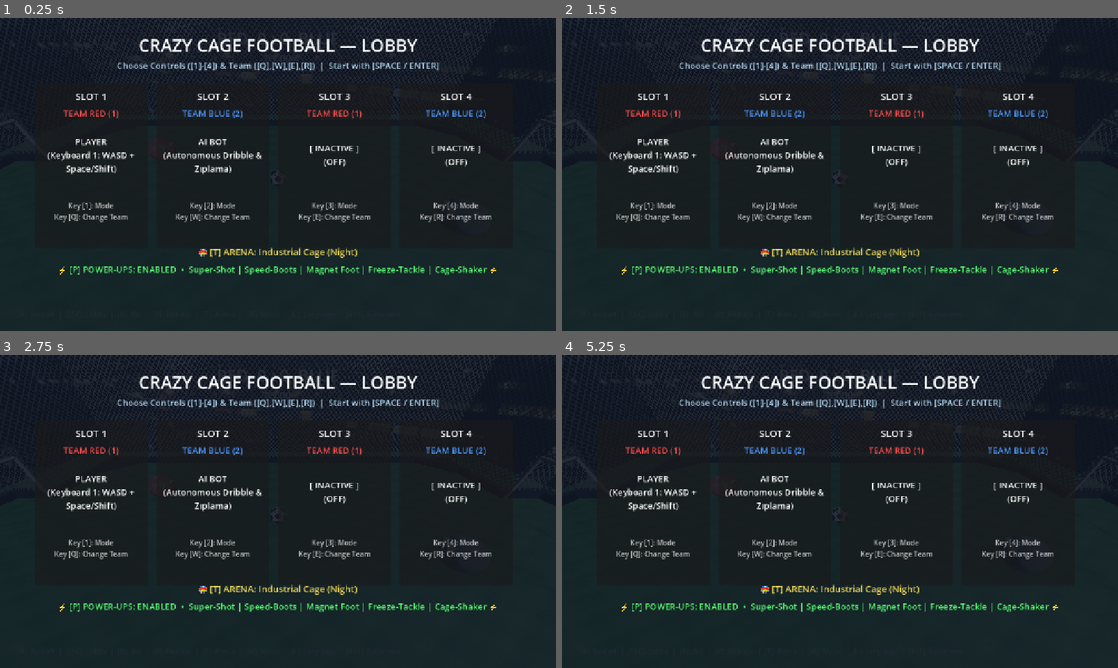
Above: before the commit, frames 1-4 (two rows, left to right).
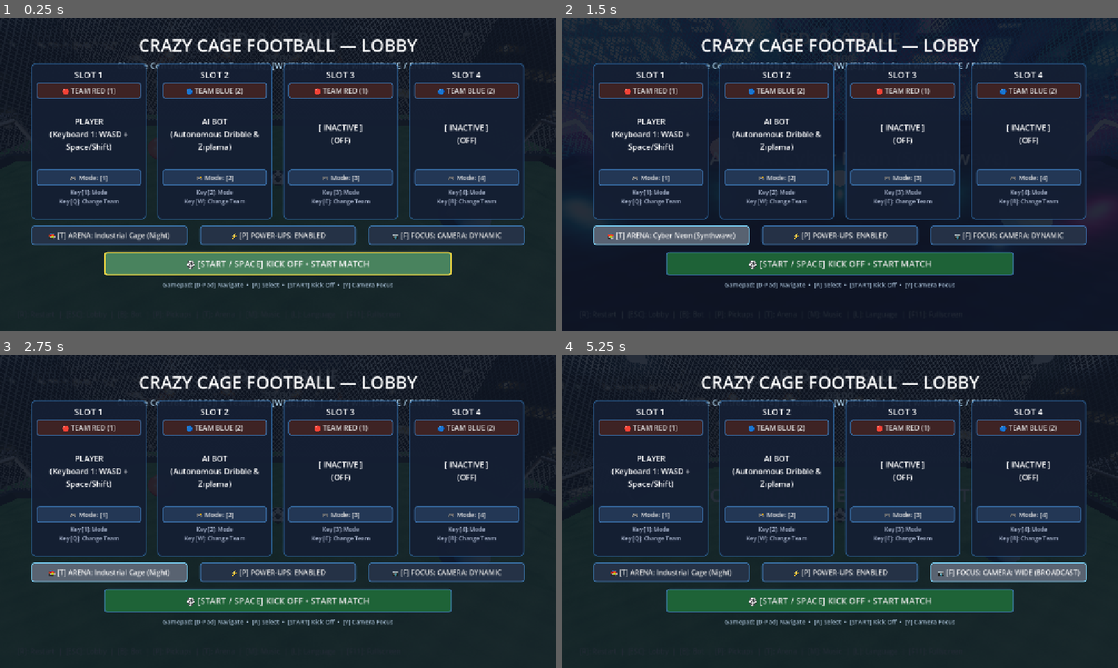
Above: after the commit, the same moments.

Repository: RobinNunkesser/gd-godot-crazy-cage-football
Game: Godot game, scene res://scenes/main.tscn
Same seed, same stepped clock (60 frames per second), same inputs: the game is played once before the commit and once after it.
Inputs (mouse positions are in pixels of both pictures, inside the frame that each line leads up to):
- Up to frame 1 (0.25 s): no input
- Up to frame 2 (1.5 s): click (673, 233) at 0.5 s, where only the run after the commit has a clickable "🏟️ [T] ARENA: Industrial Cage…"; click (673, 233) at 1.25 s, where only the run after the commit has a clickable "🏟️ [T] ARENA: Sunny Rooftop (…"
- Up to frame 3 (2.75 s): click (111, 570) at 2 s, where only the run after the commit has a clickable "🏟️ [T] ARENA: Cyber Neon (Syn…"
- Up to frame 4 (5.25 s): click (840, 570) at 2.75 s, where only the run after the commit has a clickable "⚡ [P] POWER-UPS: ENABLED"; click (840, 570) at 3.5 s, where only the run after the commit has a clickable "⚡ [P] POWER-UPS: DISABLED"; click (1006, 570) at 4.25 s, where only the run after the commit has a clickable "📷 [F] FOCUS: CAMERA: DYNAMIC"; click (1006, 570) at 5 s, where only the run after the commit has a clickable "📷 [F] FOCUS: CAMERA: BALL FOC…"

The runs differ from the first frame. In frame 1, 25% of the frame differs, in the area x 5-95%, y 14-87%; in frame 2, 27%, in the area x 0-100%, y 0-87%; in frame 3, 25%; in frame 4, 26%.

Commit message:
feat(lobby,focus): add controller focus navigation and camera preview to main menu

Diff:
--- a/i18n/translations.csv
+++ b/i18n/translations.csv
@@ -75,3 +75,7 @@
 FOCUS_MODE_BALL,KAMERA: BALL-FOKUS,CAMERA: BALL FOCUS
 FOCUS_MODE_BROADCAST,KAMERA: WEITWINKEL (BROADCAST),CAMERA: WIDE (BROADCAST)
 FOCUS_BTN,"📷 [F] FOKUS: %s","📷 [F] FOCUS: %s"
+LOBBY_START_BTN,"⚽ [START / LEERTASTE] ANSTOSS • SPIEL STARTEN","⚽ [START / SPACE] KICK OFF • START MATCH"
+LOBBY_HINT_GAMEPAD,"Gamepad: [D-Pad] Navigieren  •  [A] Auswählen  •  [START] Anstoß  •  [Y] Kamera-Fokus","Gamepad: [D-Pad] Navigate  •  [A] Select  •  [START] Kick Off  •  [Y] Camera Focus"
+BTN_CHANGE_TEAM,Team: %s,Team: %s
+BTN_CHANGE_MODE,Modus: %s,Mode: %s
--- a/project.godot
+++ b/project.godot
@@ -7,7 +7,7 @@
 [application]
 
 config/name="Crazy Cage Football"
-config/version="0.2.0"
+config/version="0.2.1"
 config/description="3D Physics Cage Soccer Game in Godot 4 inspired by Zippir: Kafes Futbolu. Roll, jump (Ziplama) and score bank-shot goals!"
 run/main_scene="res://scenes/main.tscn"
 config/icon="res://assets/icon.png"
--- a/scenes/main.gd
+++ b/scenes/main.gd
@@ -66,6 +66,13 @@
 var ui_hint_label: Label
 var ui_card_slot_titles: Array[Label] = []
 var ui_key_hint_labels: Array[Label] = []
+var ui_lobby_slot_ctrl_btns: Array[Button] = []
+var ui_lobby_slot_team_btns: Array[Button] = []
+var ui_lobby_theme_btn: Button
+var ui_lobby_powerup_btn: Button
+var ui_lobby_focus_btn: Button
+var ui_lobby_start_btn: Button
+var ui_lobby_gp_hint_lbl: Label
 
 # Pause & Options Menu
 var ui_pause_container: Control
@@ -125,6 +132,8 @@
 	state_manager.enter_lobby()
 	if sound_manager:
 		sound_manager.play_menu_bgm()
+	if is_instance_valid(ui_lobby_start_btn) and ui_lobby_start_btn.is_inside_tree():
+		ui_lobby_start_btn.grab_focus()
 
 func _init_translations() -> void:
 	for lang in ["de", "en"]:
@@ -750,12 +759,29 @@
 	ui_team_labels.clear()
 	ui_card_slot_titles.clear()
 	ui_key_hint_labels.clear()
-	var col_width = 260
-	var start_x = 80
+	ui_lobby_slot_ctrl_btns.clear()
+	ui_lobby_slot_team_btns.clear()
+
+	var col_width = 265
+	var start_x = 72
+	var spacing = 25
 	for i in range(4):
 		var card = Panel.new()
-		card.position = Vector2(start_x + i * (col_width + 20), 150)
-		card.size = Vector2(col_width, 380)
+		card.name = "SlotCard%d" % i
+		card.position = Vector2(start_x + i * (col_width + spacing), 104)
+		card.size = Vector2(col_width, 360)
+		var c_sb = StyleBoxFlat.new()
+		c_sb.bg_color = Color(0.08, 0.12, 0.20, 0.94)
+		c_sb.border_width_left = 2
+		c_sb.border_width_top = 2
+		c_sb.border_width_right = 2
+		c_sb.border_width_bottom = 2
+		c_sb.border_color = Color(0.2, 0.45, 0.7, 0.7)
+		c_sb.corner_radius_top_left = 10
+		c_sb.corner_radius_top_right = 10
+		c_sb.corner_radius_bottom_left = 10
+		c_sb.corner_radius_bottom_right = 10
+		card.add_theme_stylebox_override("panel", c_sb)
 		ui_lobby_panel.add_child(card)
 
 		var p_title = Label.new()
@@ -764,29 +790,46 @@
 			slot_fmt = "SLOT %d"
 		p_title.text = slot_fmt % (i + 1)
 		p_title.horizontal_alignment = HORIZONTAL_ALIGNMENT_CENTER
-		p_title.position = Vector2(10, 15)
-		p_title.size = Vector2(col_width - 20, 30)
-		p_title.add_theme_font_size_override("font_size", 22)
+		p_title.position = Vector2(10, 12)
+		p_title.size = Vector2(col_width - 20, 26)
+		p_title.add_theme_font_size_override("font_size", 20)
 		card.add_child(p_title)
 		ui_card_slot_titles.append(p_title)
 
+		var team_btn = _create_styled_button("TEAM ROT", 16, Color(0.25, 0.14, 0.14, 0.95))
+		team_btn.name = "SlotTeamBtn%d" % i
+		team_btn.position = Vector2(12, 44)
+		team_btn.size = Vector2(col_width - 24, 38)
+		team_btn.pressed.connect(func():
+			toggle_player_team(i)
+		)
+		card.add_child(team_btn)
+		ui_lobby_slot_team_btns.append(team_btn)
+
 		var team_lbl = Label.new()
-		team_lbl.horizontal_alignment = HORIZONTAL_ALIGNMENT_CENTER
-		team_lbl.position = Vector2(10, 55)
-		team_lbl.size = Vector2(col_width - 20, 30)
-		team_lbl.add_theme_font_size_override("font_size", 20)
+		team_lbl.visible = false
 		card.add_child(team_lbl)
 		ui_team_labels.append(team_lbl)
 
 		var slot_lbl = Label.new()
 		slot_lbl.horizontal_alignment = HORIZONTAL_ALIGNMENT_CENTER
 		slot_lbl.vertical_alignment = VERTICAL_ALIGNMENT_CENTER
-		slot_lbl.position = Vector2(10, 95)
-		slot_lbl.size = Vector2(col_width - 20, 140)
-		slot_lbl.add_theme_font_size_override("font_size", 20)
+		slot_lbl.position = Vector2(12, 88)
+		slot_lbl.size = Vector2(col_width - 24, 150)
+		slot_lbl.add_theme_font_size_override("font_size", 18)
 		slot_lbl.autowrap_mode = TextServer.AUTOWRAP_WORD
 		card.add_child(slot_lbl)
 		ui_slot_labels.append(slot_lbl)
+
+		var ctrl_btn = _create_styled_button("MODUS", 15, Color(0.14, 0.22, 0.34, 0.95))
+		ctrl_btn.name = "SlotCtrlBtn%d" % i
+		ctrl_btn.position = Vector2(12, 244)
+		ctrl_btn.size = Vector2(col_width - 24, 38)
+		ctrl_btn.pressed.connect(func():
+			cycle_player_slot(i)
+		)
+		card.add_child(ctrl_btn)
+		ui_lobby_slot_ctrl_btns.append(ctrl_btn)
 
 		var key_hint = Label.new()
 		var team_keys = ["Q", "W", "E", "R"]
@@ -795,38 +838,65 @@
 			hint_fmt = "Taste [%d]: Modus\nTaste [%s]: Team wechseln"
 		key_hint.text = hint_fmt % [i + 1, team_keys[i]]
 		key_hint.horizontal_alignment = HORIZONTAL_ALIGNMENT_CENTER
-		key_hint.position = Vector2(10, 270)
-		key_hint.size = Vector2(col_width - 20, 60)
-		key_hint.add_theme_font_size_override("font_size", 16)
-		key_hint.add_theme_color_override("font_color", Color(0.75, 0.75, 0.75))
+		key_hint.position = Vector2(10, 288)
+		key_hint.size = Vector2(col_width - 20, 64)
+		key_hint.add_theme_font_size_override("font_size", 13)
+		key_hint.add_theme_color_override("font_color", Color(0.70, 0.75, 0.85))
 		card.add_child(key_hint)
 		ui_key_hint_labels.append(key_hint)
 
 	ui_theme_toggle_label = Label.new()
-	ui_theme_toggle_label.position = Vector2(100, 520)
-	ui_theme_toggle_label.size = Vector2(1080, 36)
-	ui_theme_toggle_label.horizontal_alignment = HORIZONTAL_ALIGNMENT_CENTER
-	ui_theme_toggle_label.vertical_alignment = VERTICAL_ALIGNMENT_CENTER
-	ui_theme_toggle_label.add_theme_font_size_override("font_size", 21)
-	ui_theme_toggle_label.mouse_filter = Control.MOUSE_FILTER_STOP
-	ui_theme_toggle_label.gui_input.connect(func(ev: InputEvent):
-		if ev is InputEventMouseButton and ev.pressed and ev.button_index == MOUSE_BUTTON_LEFT:
-			cycle_arena_theme()
+	ui_theme_toggle_label.visible = false
+	ui_lobby_panel.add_child(ui_theme_toggle_label)
+
+	ui_powerup_toggle_label = Label.new()
+	ui_powerup_toggle_label.visible = false
+	ui_lobby_panel.add_child(ui_powerup_toggle_label)
+
+	ui_lobby_theme_btn = _create_styled_button("🏟️ [T] ARENA", 16, Color(0.15, 0.20, 0.28, 0.95))
+	ui_lobby_theme_btn.name = "LobbyThemeBtn"
+	ui_lobby_theme_btn.position = Vector2(72, 478)
+	ui_lobby_theme_btn.size = Vector2(360, 44)
+	ui_lobby_theme_btn.pressed.connect(func():
+		cycle_arena_theme()
 	)
-	ui_lobby_panel.add_child(ui_theme_toggle_label)
-
-	ui_powerup_toggle_label = Label.new()
-	ui_powerup_toggle_label.position = Vector2(100, 560)
-	ui_powerup_toggle_label.size = Vector2(1080, 36)
-	ui_powerup_toggle_label.horizontal_alignment = HORIZONTAL_ALIGNMENT_CENTER
-	ui_powerup_toggle_label.vertical_alignment = VERTICAL_ALIGNMENT_CENTER
-	ui_powerup_toggle_label.add_theme_font_size_override("font_size", 20)
-	ui_powerup_toggle_label.mouse_filter = Control.MOUSE_FILTER_STOP
-	ui_powerup_toggle_label.gui_input.connect(func(ev: InputEvent):
-		if ev is InputEventMouseButton and ev.pressed and ev.button_index == MOUSE_BUTTON_LEFT:
-			toggle_powerups()
+	ui_lobby_panel.add_child(ui_lobby_theme_btn)
+
+	ui_lobby_powerup_btn = _create_styled_button("⚡ [P] POWER-UPS", 16, Color(0.15, 0.20, 0.28, 0.95))
+	ui_lobby_powerup_btn.name = "LobbyPowerupBtn"
+	ui_lobby_powerup_btn.position = Vector2(460, 478)
+	ui_lobby_powerup_btn.size = Vector2(360, 44)
+	ui_lobby_powerup_btn.pressed.connect(func():
+		toggle_powerups()
 	)
-	ui_lobby_panel.add_child(ui_powerup_toggle_label)
+	ui_lobby_panel.add_child(ui_lobby_powerup_btn)
+
+	ui_lobby_focus_btn = _create_styled_button("📷 [F] KAMERA-FOKUS", 16, Color(0.15, 0.20, 0.28, 0.95))
+	ui_lobby_focus_btn.name = "LobbyFocusBtn"
+	ui_lobby_focus_btn.position = Vector2(848, 478)
+	ui_lobby_focus_btn.size = Vector2(360, 44)
+	ui_lobby_focus_btn.pressed.connect(func():
+		cycle_gameplay_focus()
+	)
+	ui_lobby_panel.add_child(ui_lobby_focus_btn)
+
+	ui_lobby_start_btn = _create_styled_button(tr("LOBBY_START_BTN"), 20, Color(0.12, 0.40, 0.22, 0.95))
+	ui_lobby_start_btn.name = "LobbyStartBtn"
+	ui_lobby_start_btn.position = Vector2(240, 538)
+	ui_lobby_start_btn.size = Vector2(800, 54)
+	ui_lobby_start_btn.pressed.connect(func():
+		start_match_from_lobby()
+	)
+	ui_lobby_panel.add_child(ui_lobby_start_btn)
+
+	ui_lobby_gp_hint_lbl = Label.new()
+	ui_lobby_gp_hint_lbl.text = tr("LOBBY_HINT_GAMEPAD")
+	ui_lobby_gp_hint_lbl.horizontal_alignment = HORIZONTAL_ALIGNMENT_CENTER
+	ui_lobby_gp_hint_lbl.position = Vector2(100, 604)
+	ui_lobby_gp_hint_lbl.size = Vector2(1080, 28)
+	ui_lobby_gp_hint_lbl.add_theme_font_size_override("font_size", 14)
+	ui_lobby_gp_hint_lbl.add_theme_color_override("font_color", Color(0.75, 0.85, 0.95, 0.85))
+	ui_lobby_panel.add_child(ui_lobby_gp_hint_lbl)
 
 	_update_lobby_ui()
 	canvas.add_child(ui_lobby_panel)
@@ -1332,6 +1402,63 @@
 		ui_stats_rematch_btn.focus_neighbor_left = NodePath("../StatsLobbyBtn")
 		ui_stats_lobby_btn.focus_neighbor_left = NodePath("../RematchBtn")
 		ui_stats_lobby_btn.focus_neighbor_right = NodePath("../RematchBtn")
+
+	# Lobby / Main Menu Focus Routing
+	if is_instance_valid(ui_lobby_start_btn):
+		ui_lobby_start_btn.name = "LobbyStartBtn"
+	if is_instance_valid(ui_lobby_theme_btn):
+		ui_lobby_theme_btn.name = "LobbyThemeBtn"
+	if is_instance_valid(ui_lobby_powerup_btn):
+		ui_lobby_powerup_btn.name = "LobbyPowerupBtn"
+	if is_instance_valid(ui_lobby_focus_btn):
+		ui_lobby_focus_btn.name = "LobbyFocusBtn"
+
+	for i in range(ui_lobby_slot_team_btns.size()):
+		ui_lobby_slot_team_btns[i].name = "SlotTeamBtn%d" % i
+	for i in range(ui_lobby_slot_ctrl_btns.size()):
+		ui_lobby_slot_ctrl_btns[i].name = "SlotCtrlBtn%d" % i
+
+	if is_instance_valid(ui_lobby_start_btn) and is_instance_valid(ui_lobby_powerup_btn) and ui_lobby_slot_team_btns.size() >= 4 and ui_lobby_slot_ctrl_btns.size() >= 4:
+		ui_lobby_start_btn.focus_neighbor_top = NodePath("../LobbyPowerupBtn")
+		ui_lobby_start_btn.focus_neighbor_bottom = NodePath("../SlotCard0/SlotTeamBtn0")
+		ui_lobby_start_btn.focus_neighbor_left = NodePath("../LobbyThemeBtn")
+		ui_lobby_start_btn.focus_neighbor_right = NodePath("../LobbyFocusBtn")
+
+		ui_lobby_theme_btn.focus_neighbor_top = NodePath("../SlotCard0/SlotCtrlBtn0")
+		ui_lobby_theme_btn.focus_neighbor_bottom = NodePath("../LobbyStartBtn")
+		ui_lobby_theme_btn.focus_neighbor_right = NodePath("../LobbyPowerupBtn")
+		ui_lobby_theme_btn.focus_neighbor_left = NodePath("../LobbyFocusBtn")
+
+		ui_lobby_powerup_btn.focus_neighbor_top = NodePath("../SlotCard1/SlotCtrlBtn1")
+		ui_lobby_powerup_btn.focus_neighbor_bottom = NodePath("../LobbyStartBtn")
+		ui_lobby_powerup_btn.focus_neighbor_left = NodePath("../LobbyThemeBtn")
+		ui_lobby_powerup_btn.focus_neighbor_right = NodePath("../LobbyFocusBtn")
+
+		ui_lobby_focus_btn.focus_neighbor_top = NodePath("../SlotCard3/SlotCtrlBtn3")
+		ui_lobby_focus_btn.focus_neighbor_bottom = NodePath("../LobbyStartBtn")
+		ui_lobby_focus_btn.focus_neighbor_left = NodePath("../LobbyPowerupBtn")
+		ui_lobby_focus_btn.focus_neighbor_right = NodePath("../LobbyThemeBtn")
+
+		for i in range(4):
+			var prev_i = (i + 3) % 4
+			var next_i = (i + 1) % 4
+			var t_btn = ui_lobby_slot_team_btns[i]
+			var c_btn = ui_lobby_slot_ctrl_btns[i]
+
+			t_btn.focus_neighbor_top = NodePath("../../LobbyStartBtn")
+			t_btn.focus_neighbor_bottom = NodePath("../SlotCtrlBtn%d" % i)
+			t_btn.focus_neighbor_left = NodePath("../../SlotCard%d/SlotTeamBtn%d" % [prev_i, prev_i])
+			t_btn.focus_neighbor_right = NodePath("../../SlotCard%d/SlotTeamBtn%d" % [next_i, next_i])
+
+			c_btn.focus_neighbor_top = NodePath("../SlotTeamBtn%d" % i)
+			c_btn.focus_neighbor_left = NodePath("../../SlotCard%d/SlotCtrlBtn%d" % [prev_i, prev_i])
+			c_btn.focus_neighbor_right = NodePath("../../SlotCard%d/SlotCtrlBtn%d" % [next_i, next_i])
+			if i == 0:
+				c_btn.focus_neighbor_bottom = NodePath("../../LobbyThemeBtn")
+			elif i == 3:
+				c_btn.focus_neighbor_bottom = NodePath("../../LobbyFocusBtn")
+			else:
+				c_btn.focus_neighbor_bottom = NodePath("../../LobbyPowerupBtn")
 
 func _update_volume_labels() -> void:
 	if ui_master_lbl and ui_master_slider:
@@ -1403,6 +1530,7 @@
 	if sound_manager:
 		sound_manager.play_ui_click()
 	_update_pause_buttons_text()
+	_update_lobby_ui()
 	if ui_banner_label:
 		ui_banner_label.visible = true
 		ui_banner_label.text = mode_name
@@ -1544,6 +1672,50 @@
 			else:
 				ui_team_labels[i].text = tr("TEAM_BLUE_LBL")
 				ui_team_labels[i].add_theme_color_override("font_color", Color(0.3, 0.6, 1.0))
+		if i < ui_lobby_slot_team_btns.size():
+			var btn = ui_lobby_slot_team_btns[i]
+			var team_name = tr("TEAM_RED_LBL") if p.team_id == 1 else tr("TEAM_BLUE_LBL")
+			btn.text = ("🔴 " if p.team_id == 1 else "🔵 ") + team_name
+		if i < ui_lobby_slot_ctrl_btns.size():
+			var c_btn = ui_lobby_slot_ctrl_btns[i]
+			var mode_title = tr("BTN_CHANGE_MODE")
+			if "%s" in mode_title:
+				c_btn.text = "🎮 " + (mode_title % ("[%d]" % (i + 1)))
+			else:
+				c_btn.text = "🎮 " + mode_title
+
+	if ui_lobby_theme_btn and theme_manager:
+		var cur_theme = theme_manager.get_current_theme()
+		var dname = theme_manager.get_theme_display_name(cur_theme)
+		var btn_fmt = tr("LOBBY_THEME_BTN")
+		if not ("%s" in btn_fmt):
+			btn_fmt = "🏟️ [T] ARENA: %s"
+		ui_lobby_theme_btn.text = btn_fmt % dname
+
+	if ui_lobby_powerup_btn:
+		var p_status = tr("POWERUPS_NOW_ON") if CageConfig.powerups_enabled else tr("POWERUPS_NOW_OFF")
+		ui_lobby_powerup_btn.text = "⚡ [P] " + p_status
+
+	if ui_lobby_focus_btn and is_instance_valid(camera):
+		var fname = ""
+		match camera.focus_mode:
+			CageCamera.FocusMode.DYNAMIC_ARENA:
+				fname = tr("FOCUS_MODE_DYNAMIC")
+			CageCamera.FocusMode.BALL_CAM:
+				fname = tr("FOCUS_MODE_BALL")
+			CageCamera.FocusMode.BROADCAST:
+				fname = tr("FOCUS_MODE_BROADCAST")
+		var fmt = tr("FOCUS_BTN")
+		if "%s" in fmt:
+			ui_lobby_focus_btn.text = fmt % fname
+		else:
+			ui_lobby_focus_btn.text = "📷 [F] " + fname
+
+	if ui_lobby_start_btn:
+		ui_lobby_start_btn.text = tr("LOBBY_START_BTN")
+
+	if ui_lobby_gp_hint_lbl:
+		ui_lobby_gp_hint_lbl.text = tr("LOBBY_HINT_GAMEPAD")
 
 	if ui_theme_toggle_label and theme_manager:
 		var cur_theme = theme_manager.get_current_theme()
@@ -1552,15 +1724,12 @@
 		if not ("%s" in btn_fmt):
 			btn_fmt = "🏟️ [T] ARENA: %s"
 		ui_theme_toggle_label.text = btn_fmt % dname
-		ui_theme_toggle_label.add_theme_color_override("font_color", Color(0.95, 0.85, 0.35))
 
 	if ui_powerup_toggle_label:
 		if CageConfig.powerups_enabled:
 			ui_powerup_toggle_label.text = tr("POWERUPS_ENABLED_LOBBY")
-			ui_powerup_toggle_label.add_theme_color_override("font_color", Color(0.35, 1.0, 0.45))
 		else:
 			ui_powerup_toggle_label.text = tr("POWERUPS_DISABLED_LOBBY")
-			ui_powerup_toggle_label.add_theme_color_override("font_color", Color(0.9, 0.45, 0.45))
 
 func _get_control_type_name(ct: CagePlayer.ControlType) -> String:
 	match ct:
@@ -2075,6 +2244,8 @@
 		sound_manager.play_menu_bgm()
 	ui_lobby_panel.visible = true
 	_update_lobby_ui()
+	if is_instance_valid(ui_lobby_start_btn) and ui_lobby_start_btn.is_inside_tree():
+		ui_lobby_start_btn.grab_focus()
 
 func _process(delta: float) -> void:
 	if is_game_paused:
--- a/test_gameplay.gd
+++ b/test_gameplay.gd
@@ -270,10 +270,35 @@
 
 	# Lobby & 4-Player Team Setup
 	assert(main_scene.state_manager.current_state == CageStateManager.MatchState.LOBBY, "Initial state should be LOBBY")
-	main_scene.cycle_player_slot(2) # Player 3
-	assert(main_scene.player3.control_type == CagePlayer.ControlType.HUMAN_KB1, "P3 should cycle to HUMAN_KB1")
-	main_scene.toggle_player_team(2)
-	assert(main_scene.player3.team_id == 2, "P3 should toggle to Team 2")
+	assert(main_scene.ui_lobby_start_btn != null, "Lobby start button must exist")
+	assert(main_scene.ui_lobby_focus_btn != null, "Lobby focus button must exist")
+	assert(main_scene.ui_lobby_theme_btn != null, "Lobby theme button must exist")
+	assert(main_scene.ui_lobby_powerup_btn != null, "Lobby powerup button must exist")
+	assert(main_scene.ui_lobby_slot_team_btns.size() == 4, "Must have 4 slot team buttons")
+	assert(main_scene.ui_lobby_slot_ctrl_btns.size() == 4, "Must have 4 slot control buttons")
+
+	# Focus Neighbor Routing im Hauptmenü prüfen
+	assert(not str(main_scene.ui_lobby_start_btn.focus_neighbor_top).is_empty(), "Start button must have top focus neighbor")
+	assert(not str(main_scene.ui_lobby_focus_btn.focus_neighbor_bottom).is_empty(), "Focus button must have bottom focus neighbor")
+	assert(not str(main_scene.ui_lobby_slot_team_btns[0].focus_neighbor_bottom).is_empty(), "Slot team button must route downwards")
+
+	# Lobby Buttons Interaktivität prüfen (Gamepad A / Click)
+	main_scene.ui_lobby_slot_ctrl_btns[2].pressed.emit() # P3 Slot Control
+	assert(main_scene.player3.control_type == CagePlayer.ControlType.HUMAN_KB1, "P3 should cycle to HUMAN_KB1 via button click")
+	main_scene.ui_lobby_slot_team_btns[2].pressed.emit() # P3 Team
+	assert(main_scene.player3.team_id == 2, "P3 should toggle to Team 2 via button click")
+
+	# Live Kamera-Fokus im Hauptmenü testen
+	assert(main_scene.camera.focus_mode == CageCamera.FocusMode.DYNAMIC_ARENA, "Initial camera mode should be DYNAMIC_ARENA")
+	main_scene.ui_lobby_focus_btn.pressed.emit()
+	assert(main_scene.camera.focus_mode == CageCamera.FocusMode.BALL_CAM, "Clicking focus button should switch camera to BALL_CAM")
+	assert("BALL" in main_scene.ui_lobby_focus_btn.text, "Focus button label must reflect BALL_CAM")
+	main_scene.cycle_gameplay_focus()
+	assert(main_scene.camera.focus_mode == CageCamera.FocusMode.BROADCAST, "Cycling focus should switch camera to BROADCAST")
+	assert("BROADCAST" in main_scene.ui_lobby_focus_btn.text, "Focus button label must reflect BROADCAST")
+	main_scene.cycle_gameplay_focus()
+	assert(main_scene.camera.focus_mode == CageCamera.FocusMode.DYNAMIC_ARENA, "Cycling focus again should wrap to DYNAMIC_ARENA")
+
 	main_scene.start_match_from_lobby()
 	assert(main_scene.state_manager.current_state == CageStateManager.MatchState.WARMUP, "State should be WARMUP after match start")
 
Binary file changed: i18n/translations.de.translation
Binary file changed: i18n/translations.en.translation
Not shown, changed: README.md
